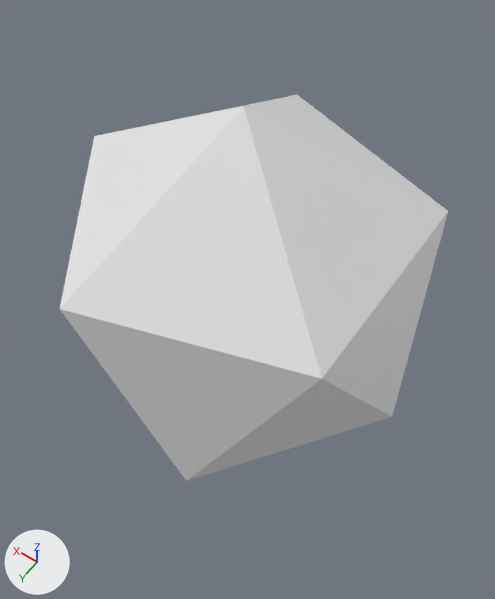
Renders of the Blender file data/rock.blend from each side of a commit.
Camera for both pictures: a 50 mm lens placed at (-0.378, 0.522, 0.761), pointed at (-0.018, 0.018, -0.032). The axes (+X, +Y, +Z) are drawn at lower left. The lights are the same throughout.

Before the edit, the objects in view are built like this:
```python
me_icosphere = bpy.data.meshes.new('Icosphere')
me_icosphere.from_pydata(...)  # an icosphere of 20 faces spanning x -0.89..0.89, y -0.85..0.85, z -1.0..1.0
ob_icosphere = bpy.data.objects.new('Icosphere', me_icosphere)
ob_icosphere.location = (0.0, 0.0, -0.012)
ob_icosphere.scale = (0.299, 0.299, 0.299)
```
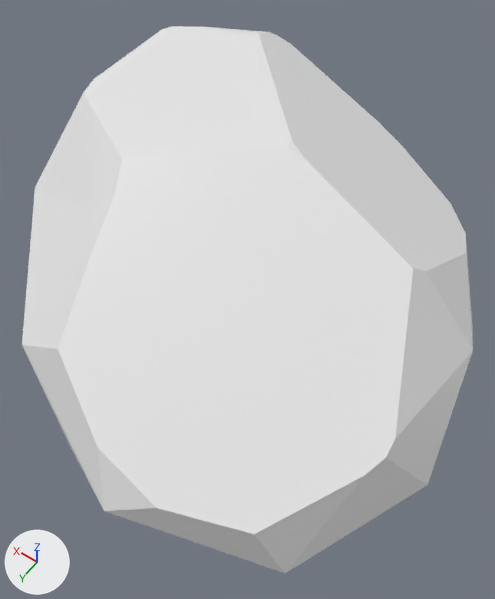
Commit message: Add rock model

The change, as a diff of the scene's bpy script:
```diff
--- a/data/rock.blend.py
+++ b/data/rock.blend.py
@@ me_icosphere @@
 # used by ob_icosphere; location = (0.0, 0.0, -0.012); scale = (0.299, 0.299, 0.299)
-me_icosphere.from_pydata(...)  # 12 vertices, 20 faces; spans x -0.89..0.89, y -0.85..0.85, z -1.0..1.0
+me_icosphere.from_pydata(...)  # 54 vertices, 50 faces; spans x -0.36..0.38, y -0.37..0.38, z 0.06..0.45
+# me_icosphere part 1: the whole mesh is rebuilt
@@ ob_icosphere @@
 ob_icosphere = bpy.data.objects.new('Icosphere', me_icosphere)
-ob_icosphere.location = (0.0, 0.0, -0.012)
-ob_icosphere.scale = (0.299, 0.299, 0.299)
+ob_icosphere.location = (0.0, 0.0, -0.211)
```

Location of each change, (x1, y1, x2, y2) in pixels of the pictures (495 x 599 px):
'Icosphere', reshaped, moved, rescaled (16% wider, 42% taller)
    before: (60, 95, 448, 481)
    after: (22, 26, 473, 573)
